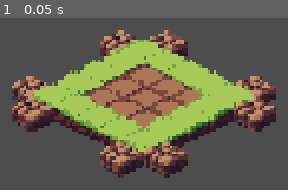
Above: before the commit, frame 1.
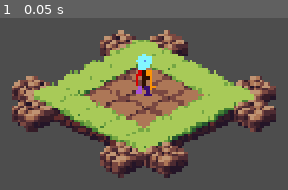
Above: after the commit, the same moment.

Repository: ShatteredByBrokenDreams/Undetermined
Game: Godot game, scene res://scripts/main.tscn
The game is run twice, just before and just after one commit, with the same random seed, the same clock (stepped at 60 frames per second) and the same inputs.
Inputs:
- Up to frame 1 (0.05 s): no input

The runs differ from the first frame. In frame 1, 1.0% of the frame differs, in the area x 47-55%, y 20-46%.

Commit message:
Player WIP Sprite, and @export example

Diff:
--- a/scripts/main.tscn
+++ b/scripts/main.tscn
@@ -1,6 +1,8 @@
 [gd_scene format=4 uid="uid://dtlgn8s5foonv"]
 
+[ext_resource type="Script" uid="uid://01bs4jrjiod1" path="res://scripts/z_floor_script.gd" id="1_irwmq"]
 [ext_resource type="Texture2D" uid="uid://bej3l0wpru16" path="res://art/spritesheet/spritesheet.png" id="1_q753v"]
+[ext_resource type="Texture2D" uid="uid://djpn5j2lvaadq" path="res://art/spritesheet/PlayerPlaceholder.png" id="3_hakmx"]
 
 [sub_resource type="TileSetAtlasSource" id="TileSetAtlasSource_0aq6d"]
 texture = ExtResource("1_q753v")
@@ -562,6 +564,10 @@
 tile_size = Vector2i(32, 16)
 sources/0 = SubResource("TileSetAtlasSource_0aq6d")
 
+[sub_resource type="AtlasTexture" id="AtlasTexture_uirl0"]
+atlas = ExtResource("3_hakmx")
+region = Rect2(0, 0, 512, 64)
+
 [node name="Main" type="Node2D" unique_id=715220420]
 
 [node name="Camera2D" type="Camera2D" parent="." unique_id=552021974]
@@ -570,7 +576,9 @@
 
 [node name="Floors" type="Node" parent="World" unique_id=937455980]
 
-[node name="Z0" type="Node" parent="World/Floors" unique_id=949928898]
+[node name="Z0" type="Node" parent="World/Floors" unique_id=949928898 node_paths=PackedStringArray("gg")]
+script = ExtResource("1_irwmq")
+gg = NodePath("Ground")
 
 [node name="Ground" type="TileMapLayer" parent="World/Floors/Z0" unique_id=135597659]
 y_sort_enabled = true
@@ -587,6 +595,10 @@
 [node name="Player" type="Node2D" parent="World/Floors/Z0/Entities" unique_id=1595339343]
 
 [node name="Sprite2D" type="Sprite2D" parent="World/Floors/Z0/Entities/Player" unique_id=277850155]
+texture = SubResource("AtlasTexture_uirl0")
+offset = Vector2(0, -16)
+hframes = 8
+frame = 7
 
 [node name="StateMachine" type="Node" parent="World/Floors/Z0/Entities/Player" unique_id=931433049]
 
--- /dev/null
+++ b/scripts/z_floor_script.gd
@@ -0,0 +1,3 @@
+extends Node
+
+@export var gg: TileMapLayer
Binary file added: art/spritesheet/PlayerPlaceholder.png
Not shown, added: art/spritesheet/PlayerPlaceholder.png.import
Not shown, added: scripts/z_floor_script.gd.uid
